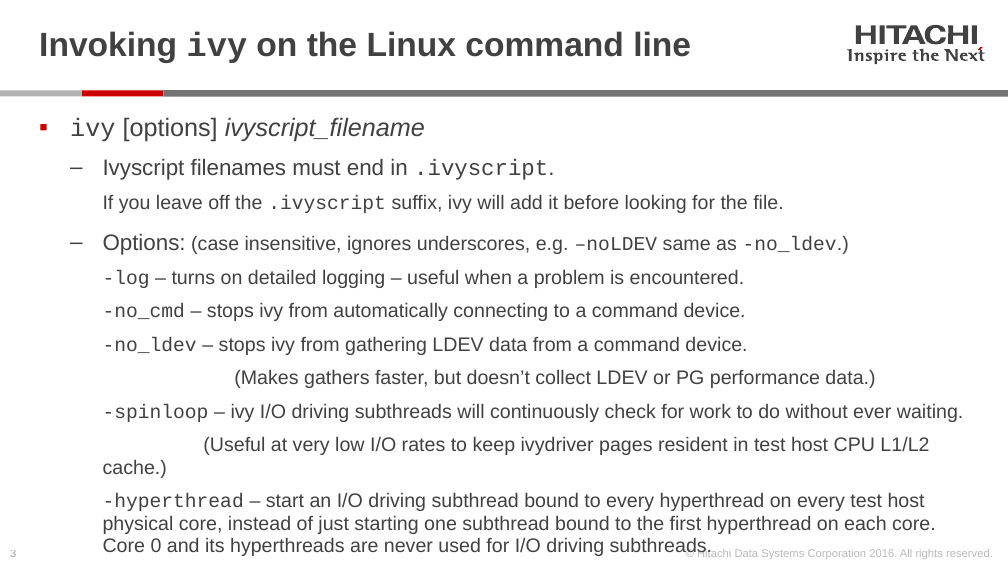
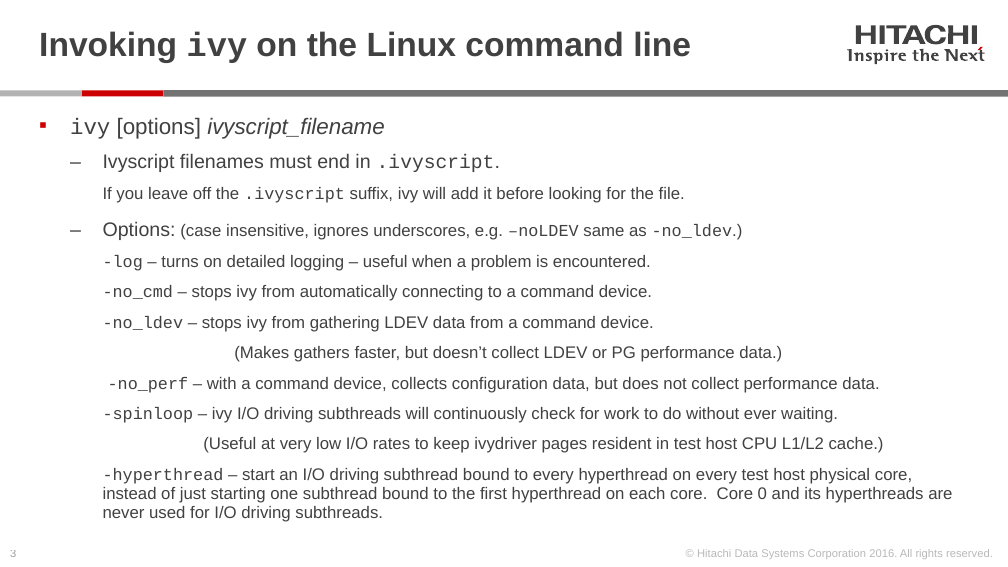
Before and after one commit to Hitachi-Data-Systems/ivy, a slide deck: slide 3 of doc/Programming the ivy engine.pptx. Drawn at 1008x567 pixels with LibreOffice and Linux fonts; fonts in the diff are those of the drawing. Boxes give left, top, right and bottom in pixels: in the first picture for what was removed or moved away, otherwise in the second. Text is boxed around its words. In the diff, an @@ line names an element or a change of style, - is before the commit and + after.

Commit message:
add -no_perf command line option

```diff
--- a/doc/Programming the ivy engine.pptx
+++ b/doc/Programming the ivy engine.pptx
@@ text at [70, 117, 952, 522]: size 18 to 16 pt in "ivy [options] ivyscript_filename"; size 16 to 14 pt in "Ivyscript filenames must end in .ivyscript.", "Options:"; size 14 to 12 pt in "If you leave off the .ivyscript suffix, ...", "(case insensitive, ignores underscores, e.g. –noLDEV same ...", "-log – turns on detailed logging – ...", "-no_cmd – stops ivy from automatically connecting ..." and 5 more places @@
@@ text at [108, 377, 879, 393]: paragraph added @@
+    -no_perf – with a command device, collects configuration data, but does not collect performance data.
```
Also in this commit, not shown: 1 other slide changed, 6 other files.
